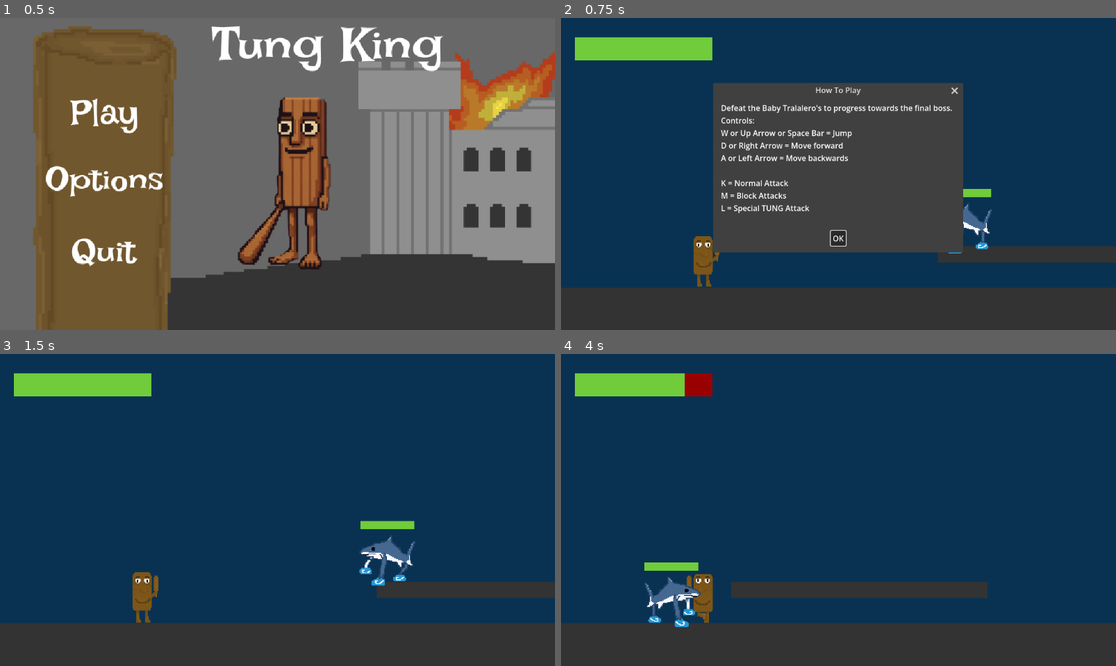
Above: before the commit, frames 1-4 (two rows, left to right).
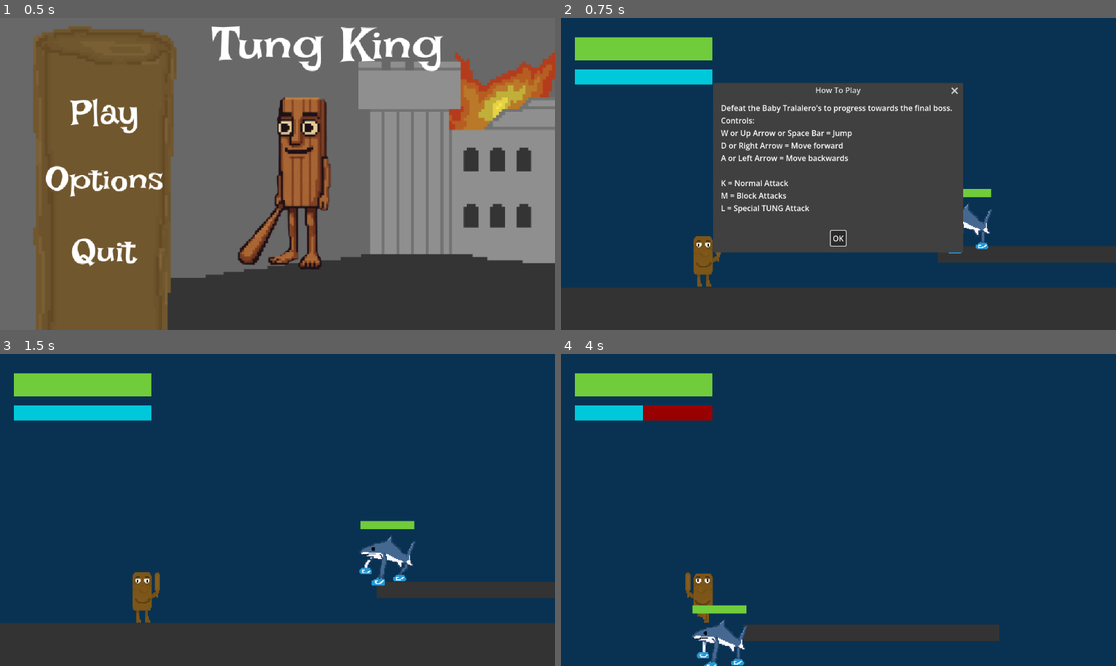
Above: after the commit, the same moments.

Repository: sraniga/saveer-digitaltech-2026
Game: Godot game, scene res://scenes/control.tscn
The game is run twice, just before and just after one commit, with the same random seed, the same clock (stepped at 60 frames per second) and the same inputs.
Inputs (mouse positions are in pixels of both pictures, inside the frame that each line leads up to):
- Up to frame 1 (0.5 s): no input
- Up to frame 2 (0.75 s): click (666, 111) at 0.5 s
- Up to frame 3 (1.5 s): click "OK" at 1.25 s
- Up to frame 4 (4 s): hold Shift (sprint, bound only after the commit) 2.03-2.78 s; hold Right (ui_right) 2.03-3.53 s; tap Up (ui_up) at 2.27, 3.02 s; tap K (swing_bat) at 2.85 s; tap Shift (sprint, bound only after the commit) at 3.05 s; hold Left (ui_left) from 3.53 s (still down); hold Shift (sprint, bound only after the commit) from 3.53 s (still down)

Frame 1 is identical in both runs. In frame 2, 1.2% of the frame differs, in the area x 2-29%, y 16-79%; in frame 3, 1.3%; in frame 4, 17%, in the area x 0-100%, y 6-100%.

Commit message:
player sprint

Diff:
--- a/king-tung/project.godot
+++ b/king-tung/project.godot
@@ -49,6 +49,11 @@
 "events": [Object(InputEventKey,"resource_local_to_scene":false,"resource_name":"","device":-1,"window_id":0,"alt_press …(192 unchanged characters)…
 ]
 }
+sprint={
+"deadzone": 0.2,
+"events": [Object(InputEventKey,"resource_local_to_scene":false,"resource_name":"","device":-1,"window_id":0,"alt_pressed":false,"shift_pressed":false,"ctrl_pressed":false,"meta_pressed":false,"pressed":false,"keycode":0,"physical_keycode":4194325,"key_label":0,"unicode":0,"location":0,"echo":false,"script":null)
+]
+}
 
 [physics]
 
--- a/king-tung/scenes/level_one.tscn
+++ b/king-tung/scenes/level_one.tscn
@@ -15,6 +15,9 @@
 
 [sub_resource type="StyleBoxFlat" id="StyleBoxFlat_5rfim"]
 bg_color = Color(0.4402667, 0.8, 0.23200002, 1)
+
+[sub_resource type="StyleBoxFlat" id="StyleBoxFlat_r4wdr"]
+bg_color = Color(0, 0.78245145, 0.85899913, 1)
 
 [node name="Node2D" type="Node2D" unique_id=1658184175]
 script = ExtResource("1_843q2")
@@ -36,12 +39,17 @@
 offset_bottom = 746.0
 color = Color(0.19973177, 0.19973174, 0.19973174, 1)
 
-[node name="CharacterBody2D" parent="." unique_id=1981202395 node_paths=PackedStringArray("health_ui") instance=ExtResource("1_cd1xg")]
+[node name="CharacterBody2D" parent="." unique_id=1981202395 node_paths=PackedStringArray("health_ui", "stamina_ui") instance=ExtResource("1_cd1xg")]
 position = Vector2(40, 590)
 health_ui = NodePath("../CanvasLayer/ProgressBar")
+stamina_ui = NodePath("../CanvasLayer/ProgressBar2")
 
 [node name="Camera2D" type="Camera2D" parent="CharacterBody2D" unique_id=564998179]
 position = Vector2(281, -180)
+
+[node name="StaminaRecharge" type="Timer" parent="CharacterBody2D" unique_id=1572056533]
+wait_time = 3.0
+one_shot = true
 
 [node name="ColorRect2" type="ColorRect" parent="." unique_id=718771573]
 offset_left = 527.0
@@ -59,6 +67,16 @@
 offset_bottom = 88.0
 theme_override_styles/background = SubResource("StyleBoxFlat_843q2")
 theme_override_styles/fill = SubResource("StyleBoxFlat_5rfim")
+value = 100.0
+show_percentage = false
+
+[node name="ProgressBar2" type="ProgressBar" parent="CanvasLayer" unique_id=1146079246]
+offset_left = 29.0
+offset_top = 107.0
+offset_right = 314.0
+offset_bottom = 138.0
+theme_override_styles/background = SubResource("StyleBoxFlat_843q2")
+theme_override_styles/fill = SubResource("StyleBoxFlat_r4wdr")
 value = 100.0
 show_percentage = false
 
@@ -84,3 +102,5 @@
 M = Block Attacks
 L = Special TUNG Attack
 "
+
+[connection signal="timeout" from="CharacterBody2D/StaminaRecharge" to="CharacterBody2D" method="_on_stamina_recharge_timeout"]
--- a/king-tung/scenes/tung_character.tscn
+++ b/king-tung/scenes/tung_character.tscn
@@ -45,8 +45,8 @@
 }
 
 [sub_resource type="CapsuleShape2D" id="CapsuleShape2D_ioaq8"]
-radius = 5.0
-height = 70.0
+radius = 8.0
+height = 80.0
 
 [sub_resource type="SpriteFrames" id="SpriteFrames_uj5fw"]
 animations = [{
@@ -96,13 +96,13 @@
 libraries/ = SubResource("AnimationLibrary_i7g2h")
 
 [node name="CollisionShape2D" type="CollisionShape2D" parent="Node2D/Area2D" unique_id=1948514058]
-position = Vector2(4, -33)
+position = Vector2(7, -39)
 shape = SubResource("CapsuleShape2D_ioaq8")
 disabled = true
 
 [node name="Bat" type="Sprite2D" parent="Node2D/Area2D" unique_id=1202052815]
-position = Vector2(-16, -9)
-scale = Vector2(1.6289063, 1.6015625)
+position = Vector2(-16.5625, -9.375002)
+scale = Vector2(1.8613282, 1.8632814)
 texture = ExtResource("6_6vkof")
 
 [node name="AnimatedSprite2D" type="AnimatedSprite2D" parent="Node2D" unique_id=1887288710]
--- a/king-tung/scripts/player.gd
+++ b/king-tung/scripts/player.gd
@@ -9,6 +9,15 @@
 const JUMP_VELOCITY = -500
 # Negative because Godot's 2D Y axis points down
 
+# --- Sprinting ---
+const SPRINT_MULTIPLIER := 1.8      # Sprint speed as a multiple of SPEED
+const STAMINA_DRAIN := 40.0         # Stamina lost per second while sprinting
+const STAMINA_REFILL := 30.0        # Stamina regained per second once recharging
+
+var max_stamina: float = 100.0
+var stamina: float = 100.0
+var can_recharge: bool = false      # True only after the 3s delay has elapsed
+
 # --- Combat ---
 var health: int = 10
 var basic_damage: int = 1
@@ -19,12 +28,15 @@
 @export var health_ui: ProgressBar
 @export var sprite: Node
 @export var center_pivot: Node2D
+@export var stamina_ui: ProgressBar
 
 
 func _ready() -> void:
 	#max_value is set first because value is clamped to it
 	health_ui.max_value = health
 	health_ui.value = health
+	stamina_ui.max_value = max_stamina
+	stamina_ui.value = stamina
 
 
 func _physics_process(delta: float) -> void:
@@ -39,8 +51,22 @@
 	# 3. Horizontal input. get_axis() returns -1.0 left, 1.0 right, 0.0 for
 	#    neither, so it doubles as the "is the player moving?" test below.
 	var direction := Input.get_axis("ui_left", "ui_right")
+
+	# Sprint only while moving and with stamina left
+	var is_sprinting: bool = Input.is_action_pressed("sprint") and direction != 0 and stamina > 0.0
+	var current_speed: float = SPEED
+
+	if is_sprinting:
+		current_speed = SPEED * SPRINT_MULTIPLIER
+		stamina = max(stamina - STAMINA_DRAIN * delta, 0.0)
+		can_recharge = false
+		$StaminaRecharge.start()        # Restarts the 3s countdown each frame
+	elif can_recharge and stamina < max_stamina:
+		stamina = min(stamina + STAMINA_REFILL * delta, max_stamina)
+	stamina_ui.value = stamina
+
 	if direction:
-		velocity.x = direction * SPEED
+		velocity.x = direction * current_speed
 		sprite.play("walk")
 		# Scale the pivot rather than flipping the sprite, so the bat —
 		# a child of the pivot — swings on the correct side of the body.
@@ -72,3 +98,7 @@
 func _on_area_2d_body_entered(body: Node2D) -> void:
 	if body.is_in_group("enemy"):
 		body.take_damage(basic_damage)
+
+
+func _on_stamina_recharge_timeout() -> void:
+	can_recharge = true
